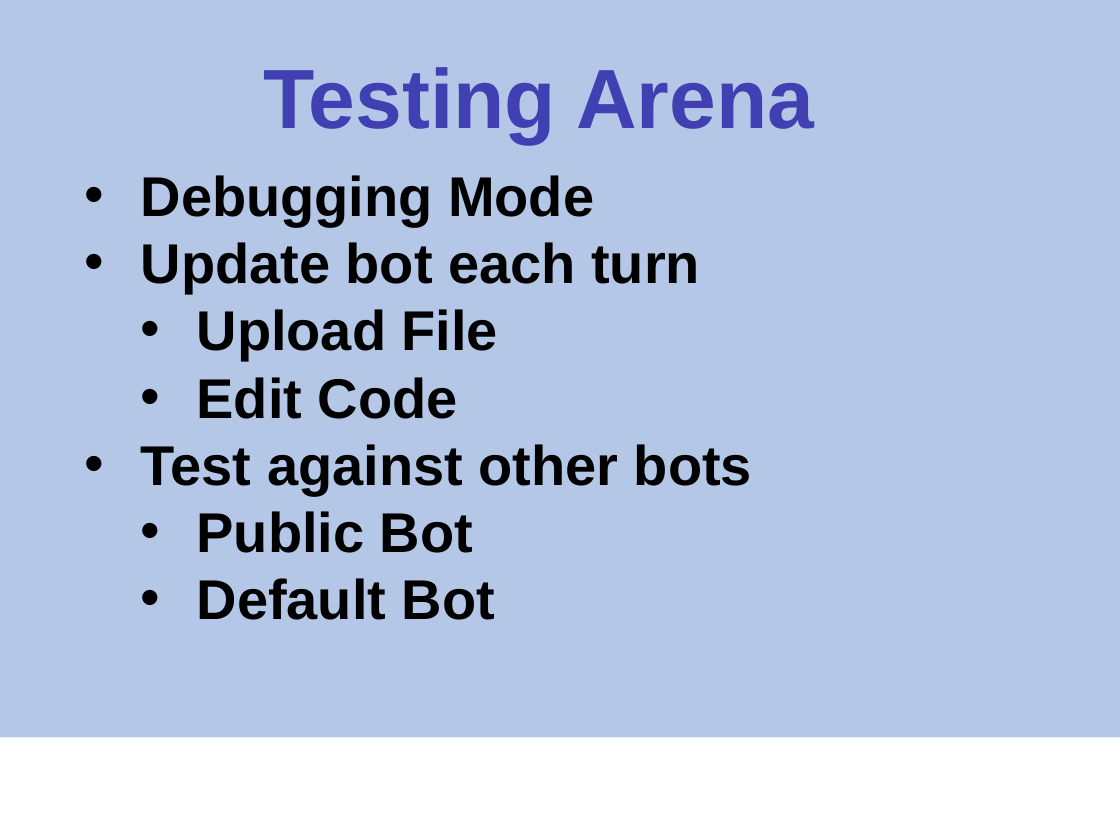
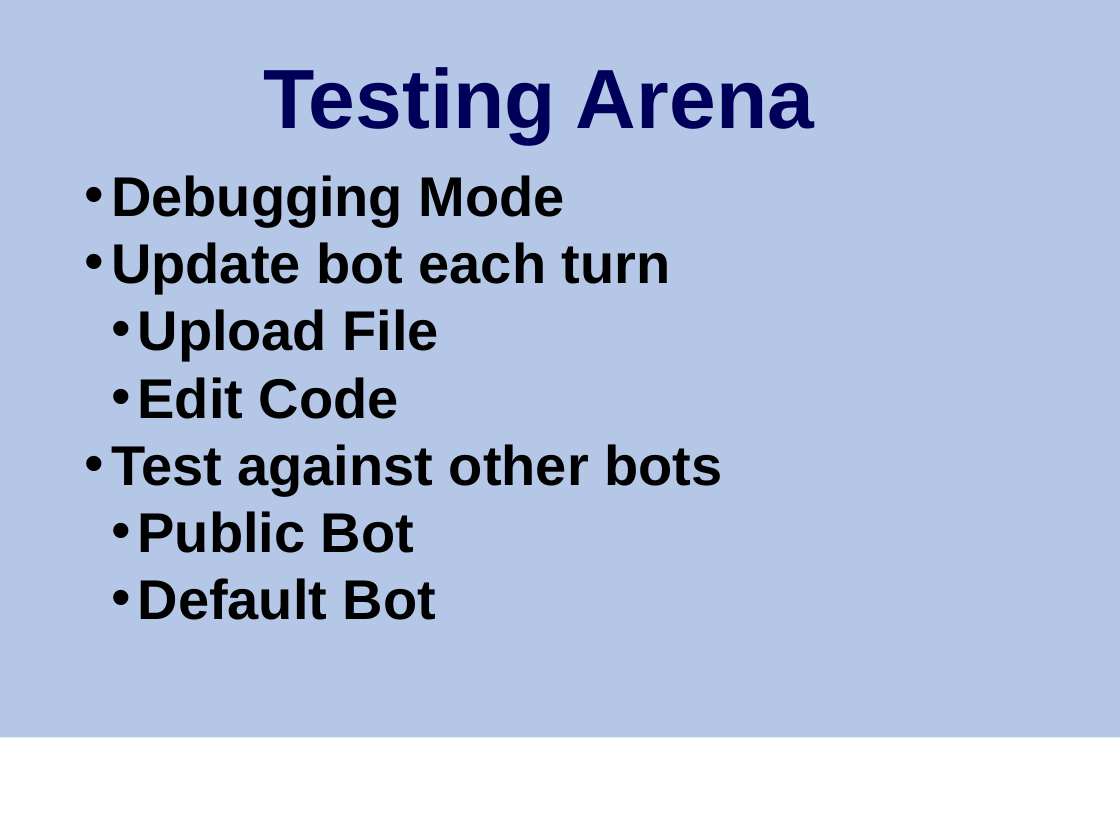
Before and after one commit to toh5148/psh_sp16_cmpsc488_flaggers, a slide deck: slide 15 of Presentation Materials/Capstone Presentation.pptx (slide 11 before the commit). Drawn at 1120x840 pixels with LibreOffice and Linux fonts; fonts in the diff are those of the drawing; background and template pictures are left out. Boxes give left, top, right and bottom in pixels: in the first picture for what was removed or moved away, otherwise in the second. Text is boxed around its words. In the diff, an @@ line names an element or a change of style, - is before the commit and + after.

```diff
--- a/Presentation Materials/Capstone Presentation.pptx
+++ b/Presentation Materials/Capstone Presentation.pptx
@@ text "Testing Arena" at (264,67,814,143): text colour gradient #00005B to #4040B3 to #EFEFF7 to #00005A @@
@@ text "Debugging Mode" at (111,175,722,620): indent changed @@
```
Also in this commit, not shown: 11 other slides changed, 5 slides added, 1 slide removed.
